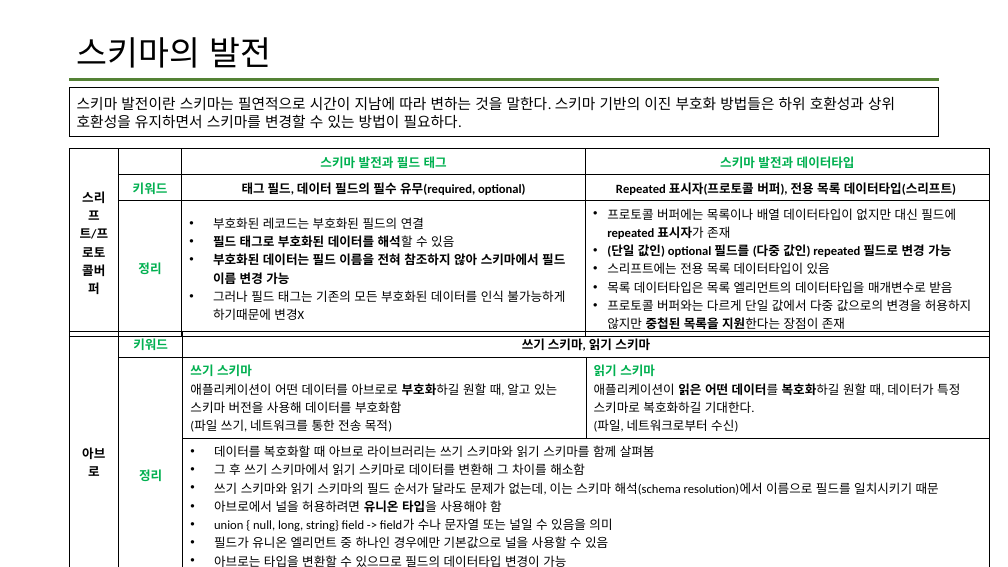
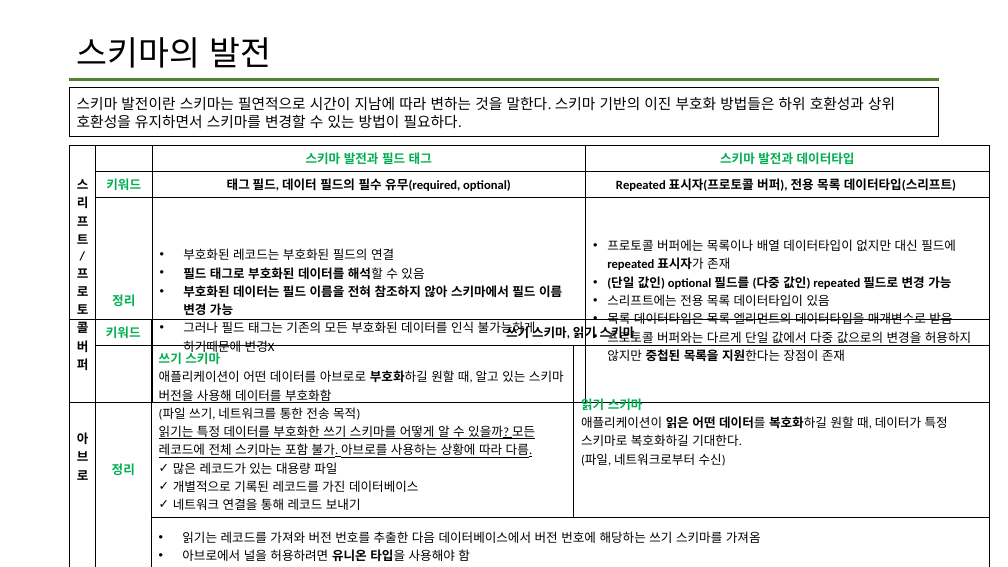
Before and after one commit to data-system-wiki/designing-data-intensive-applications, a slide deck: slide 10 of resources/chapter 4 summary.pptx. Drawn at 1008x567 pixels with LibreOffice and Linux fonts; fonts in the diff are those of the drawing. Boxes give left, top, right and bottom in pixels: in the first picture for what was removed or moved away, otherwise in the second. Text is boxed around its words. In the diff, an @@ line names an element or a change of style, - is before the commit and + after.

Commit message:
update

```diff
--- a/resources/chapter 4 summary.pptx
+++ b/resources/chapter 4 summary.pptx
@@ table: place and size @@
-table at box(70, 149, 990, 354)
+table at box(70, 145, 990, 484)
@@ table at box(70, 319, 991, 565) @@
-row 2, column 3: 쓰기 스키마 / 애플리케이션이 어떤 데이터를 아브로로 부호화하길 원할 때, 알고 있는 스키마 버전을 사용해 데이터를 부호화함 (파일 쓰기, 네트워크를 통한 전송 목적)
+row 2, column 3: 쓰기 스키마 / 애플리케이션이 어떤 데이터를 아브로로 부호화하길 원할 때, 알고 있는 스키마 버전을 사용해 데이터를 부호화함 (파일 쓰기, 네트워크를 통한 전송 목적) / 읽기는 특정 데이터를 부호화한 쓰기 스키마를 어떻게 알 수 있을까? 모든 레코드에 전체 스키마는 포함 불가. 아브로를 사용하는 상황에 따라 다름. / 많은 레코드가 있는 대용량 파일 / 개별적으로 기록된 레코드를 가진 데이터베이스 / 네트워크 연결을 통해 레코드 보내기
-row 3, column 3: 데이터를 복호화할 때 아브로 라이브러리는 쓰기 스키마와 읽기 스키마를 함께 살펴봄 / 그 후 쓰기 스키마에서 읽기 스키마로 데이터를 변환해 그 차이를 해소함 / 쓰기 스키마와 읽기 스키마의 필드 순서가 달라도 문제가 없는데, 이는 스키마 해석(schema resolution)에서 이름으로 필드를 일치시키기 때문 / 아브로에서 널을 허용하려면 유니온 타입을 사용해야 함 / union { null, long, string} field -> field가 수나 문자열 또는 널일 수 있음을 의미 / 필드가 유니온 엘리먼트 중 하나인 경우에만 기본값으로 널을 사용할 수 있음 / 아브로는 타입을 변환할 수 있으므로 필드의 데이터타입 변경이 가능 / 읽기 스키마는 필드 이름의 별칭을 포함할 수 있어, 별칭에 예전 쓰기 스키마 필드 이름을 매치할 수 있음
+row 3, column 3: 읽기는 레코드를 가져와 버전 번호를 추출한 다음 데이터베이스에서 버전 번호에 해당하는 쓰기 스키마를 가져옴 / 아브로에서 널을 허용하려면 유니온 타입을 사용해야 함 / union { null, long, string} field -> field가 수나 문자열 또는 널일 수 있음을 의미
@@ table: place and size @@
-table at box(70, 331, 990, 567)
+table at box(70, 319, 991, 565)
```
Also in this commit, not shown: 1 other slide changed, 2 slides added.
